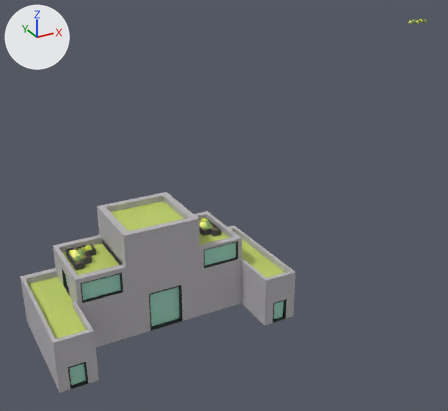
Two versions of the Blender file MODELING/blender/office.blend, one commit apart.
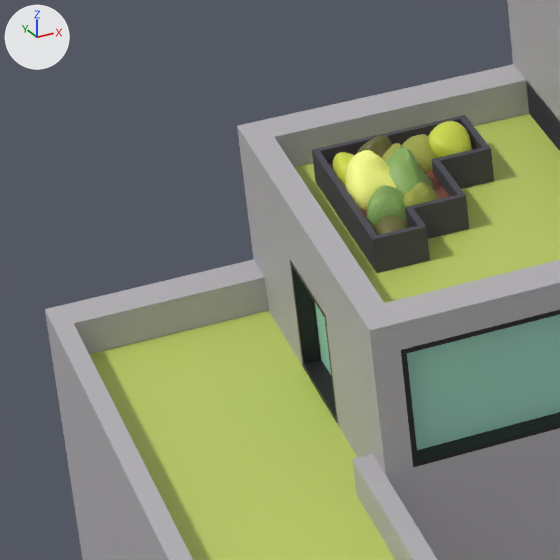
The first picture shows the older version from a 50 mm camera at (-23.2, -60.4, 41.6) aimed at (10.9, 1.6, 10.6). The close-ups show both versions on the part from 3% to 24% of the width and 55% to 78% of the height of that picture; other places that the commit changed are outside them. Lighting does not change. The marker at upper left points along +X, +Y and +Z.
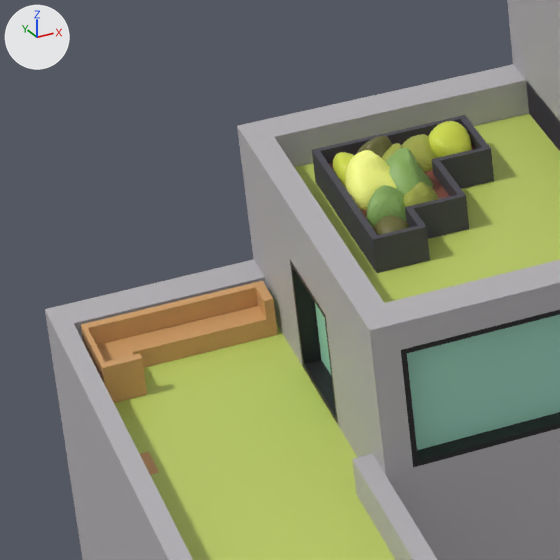
Changed parts and their boxes (x1, y1, x2, y2) in the close-ups (560 x 560 px):
```json
{"part": 1, "of": "me_cube", "change": "built on", "before": [92, 316, 278, 403], "after": [81, 281, 278, 403]}
{"part": 2, "of": "me_cube", "change": "surface changed", "before": [96, 318, 263, 475], "after": [88, 316, 264, 475], "on screen": "green to brown"}
```

The change, as JSON lines over the scene's bpy script:
```json
{"block": "me_cube", "where": "# used by ob_cube_001; location = (0.03, 0.09, 1.08)"}
{"op": "remove", "block": "me_cube", "code": "me_cube.from_pydata(...)  # 21350 vertices, 22201 faces; spans x -13.9..49.8, y -9.9..9.7, z -1.0..28.9"}
{"op": "add", "block": "me_cube", "code": "me_cube.from_pydata(...)  # 22255 vertices, 23067 faces; spans x -13.9..49.8, y -9.9..9.7, z -1.0..28.9"}
{"block": "me_cube", "change": "me_cube part 1: 100 vertices moved from x -13.4..-10.1, y 1.7..3.1, z 4.2 to x -13.5..-10.0, y 1.5..3.3, z 4.6..5.0; 46 vertices removed from x -13.4..-10.1, y 1.7..3.1, z 4.2; 254 vertices added at x -13.5..-10.0, y 1.5..3.3, z 4.6..5.0"}
{"block": "me_cube", "change": "me_cube part 2: 82 kept faces spanning x -13.6..-10.2, y -1.3..3.3, z 4.2..5.0 get new texture (UV) coordinates"}
```
